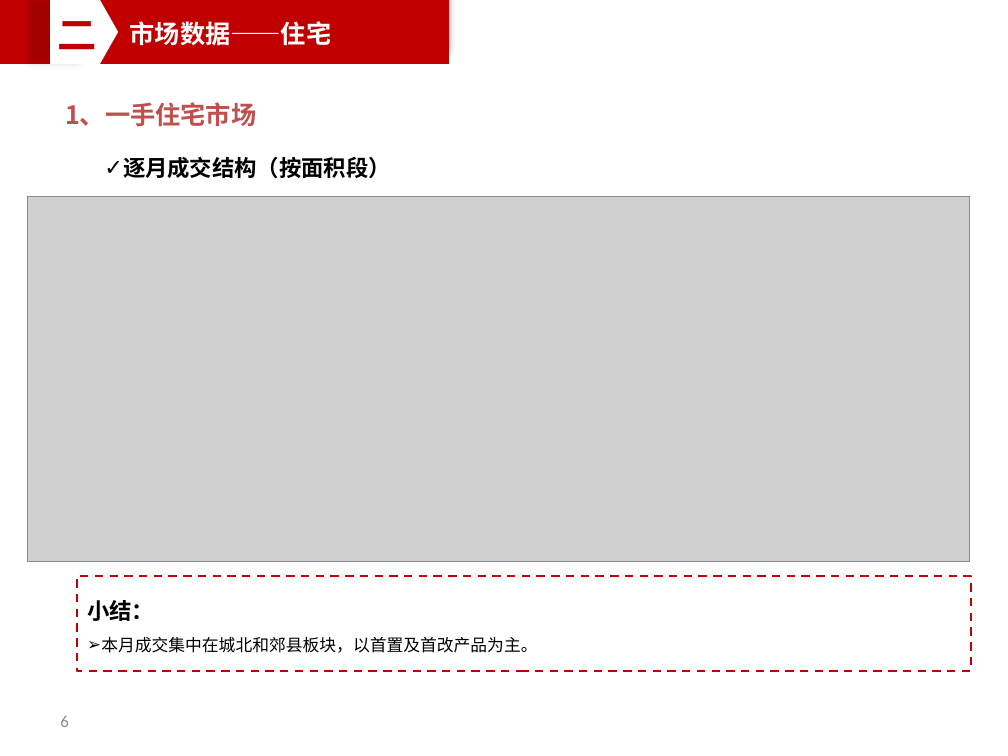
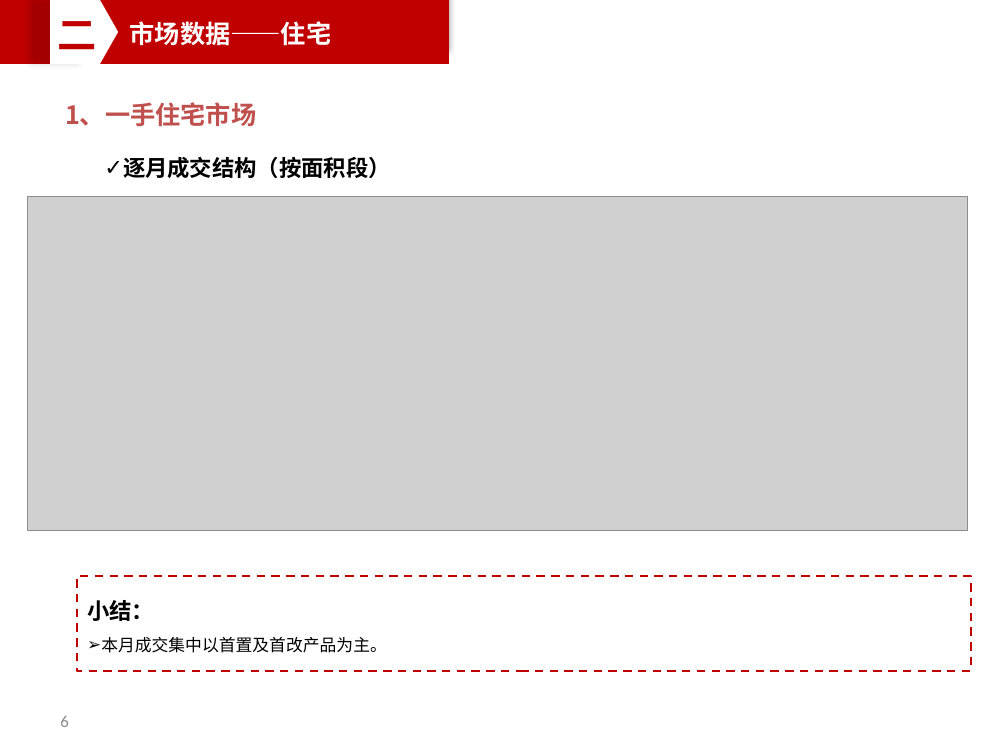
Before and after one commit to PengZiqiao/monthly_report, a slide deck: slide 6 of 南京中海2018年4月月报.pptx. Drawn at 1008x756 pixels with LibreOffice and Linux fonts; fonts in the diff are those of the drawing; grey boxes stand for pictures. Boxes give left, top, right and bottom in pixels: in the first picture for what was removed or moved away, otherwise in the second. Text is boxed around its words. In the diff, an @@ line names an element or a change of style, - is before the commit and + after.

```diff
--- a/南京中海2018年4月月报.pptx
+++ b/南京中海2018年4月月报.pptx
@@ picture: place and size @@
-picture at [27, 197, 969, 561]
+picture at [27, 197, 967, 531]
@@ text in rectangle at [101, 637, 387, 653]: text changed @@
-➢ 本月成交集中在城北和郊县板块，以首置及首改产品为主。
+➢ 本月成交集中以首置及首改产品为主。
```
Also in this commit, not shown: 16 other slides changed, 1 slide added, 2 other files.
